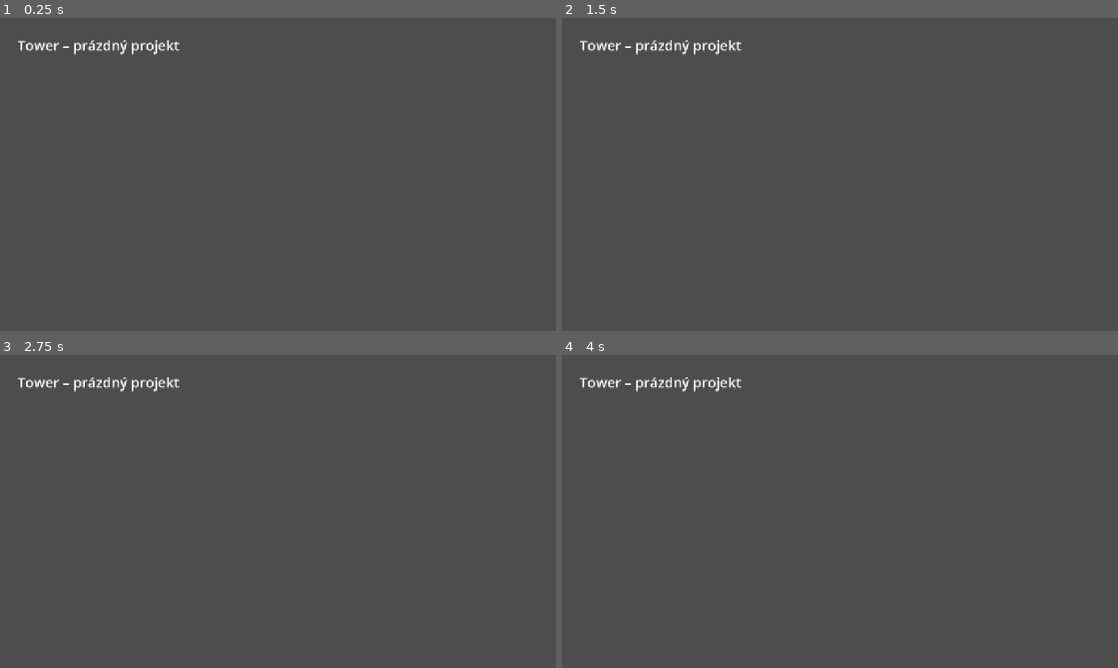
Above: before the commit, frames 1-4 (two rows, left to right).
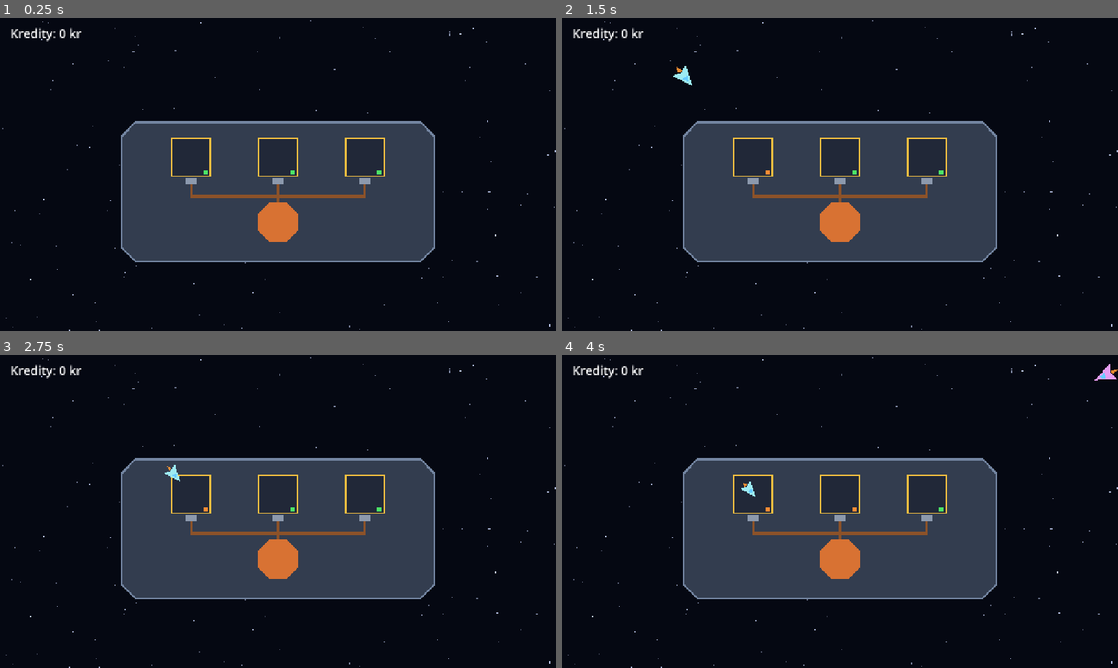
Above: after the commit, the same moments.

Repository: RadekDobrovolny/tower
Game: Godot game, scene res://main.tscn
Same seed, same stepped clock (60 frames per second), same inputs: the game is played once before the commit and once after it.
Inputs:
- Up to frame 1 (0.25 s): no input
- Up to frame 2 (1.5 s): tap Enter at 0.5 s
- Up to frame 3 (2.75 s): no input
- Up to frame 4 (4 s): tap Space at 3.5 s

The runs differ from the first frame. In frame 1, 100% of the frame differs, in the area x 0-100%, y 0-100%; in frame 2, 100%; in frame 3, 100%; in frame 4, 100%.

Commit message:
Add fuel station with ships and web export
Ships fly in to free fuel slots, refuel, pay and fly away; credits are
tracked by the Game autoload and shown in the HUD. Adds a thread-less
Web export preset and a launch config for serving the build locally.
Also records level 1 goals in the design doc.

Co-Authored-By: Claude Opus 5.5 <noreply@anthropic.com>

Diff:
--- /dev/null
+++ b/game.gd
@@ -0,0 +1,12 @@
+extends Node
+
+## Globální stav hry (autoload `Game`).
+
+signal credits_changed(credits: int)
+
+var credits := 0
+
+
+func add_credits(amount: int) -> void:
+	credits += amount
+	credits_changed.emit(credits)
--- a/main.gd
+++ /dev/null
@@ -1,5 +0,0 @@
-extends Node2D
-
-
-func _ready() -> void:
-	print("Tower: main scene ready")
--- a/main.tscn
+++ b/main.tscn
@@ -1,14 +1,32 @@
 [gd_scene format=3]
 
-[ext_resource type="Script" path="res://main.gd" id="1_main"]
+[ext_resource type="Script" path="res://space/starfield.gd" id="1_stars"]
+[ext_resource type="PackedScene" path="res://station/station.tscn" id="2_station"]
+[ext_resource type="Script" path="res://ships/ship_spawner.gd" id="3_spawner"]
+[ext_resource type="Script" path="res://ui/hud.gd" id="4_hud"]
 
 [node name="Main" type="Node2D"]
-script = ExtResource("1_main")
 
-[node name="Label" type="Label" parent="."]
-offset_left = 40.0
-offset_top = 40.0
-offset_right = 640.0
-offset_bottom = 100.0
-theme_override_font_sizes/font_size = 32
-text = "Tower – prázdný projekt"
+[node name="Starfield" type="Node2D" parent="."]
+script = ExtResource("1_stars")
+
+[node name="Station" parent="." instance=ExtResource("2_station")]
+position = Vector2(640, 400)
+
+[node name="Ships" type="Node2D" parent="."]
+
+[node name="ShipSpawner" type="Node" parent="." node_paths=PackedStringArray("station", "ships_parent")]
+script = ExtResource("3_spawner")
+station = NodePath("../Station")
+ships_parent = NodePath("../Ships")
+
+[node name="HUD" type="CanvasLayer" parent="."]
+script = ExtResource("4_hud")
+
+[node name="CreditsLabel" type="Label" parent="HUD"]
+offset_left = 24.0
+offset_top = 16.0
+offset_right = 324.0
+offset_bottom = 56.0
+theme_override_font_sizes/font_size = 28
+text = "Kredity: 0 kr"
--- a/project.godot
+++ b/project.godot
@@ -15,6 +15,10 @@
 config/features=PackedStringArray("4.7", "GL Compatibility")
 config/icon="res://icon.svg"
 
+[autoload]
+
+Game="*res://game.gd"
+
 [display]
 
 window/size/viewport_width=1280
@@ -26,3 +30,4 @@
 
 renderer/rendering_method="gl_compatibility"
 renderer/rendering_method.mobile="gl_compatibility"
+environment/defaults/default_clear_color=Color(0.02, 0.03, 0.07, 1)
--- /dev/null
+++ b/ships/ship.gd
@@ -0,0 +1,105 @@
+class_name Ship
+extends Node2D
+
+## Malá loď, která přiletí k čerpacímu slotu, natankuje, zaplatí a odletí.
+
+enum State { ARRIVING, FUELING, DEPARTING }
+
+const MAX_SPEED := 260.0
+const ACCELERATION := 220.0
+const TURN_SPEED := 4.0
+## Na jakou vzdálenost od plošiny loď začne zpomalovat a „klesat“.
+const APPROACH_RADIUS := 240.0
+## Zvětšení lodi ve vzduchu. Na plošině má měřítko 1, takže to vypadá, že přistává.
+const FLIGHT_SCALE := 1.35
+## Jak daleko za okrajem obrazovky se odlétající loď smaže.
+const OFFSCREEN_MARGIN := 100.0
+## Kolik kreditů stojí jedna jednotka paliva.
+const FUEL_PRICE := 2.0
+
+## Slot, ke kterému loď letí. Nastaví ho spawner před přidáním do scény.
+var slot: FuelSlot
+## Bod daleko za okrajem obrazovky, kam loď po natankování odletí.
+var exit_point: Vector2
+
+var state := State.ARRIVING
+var tank_capacity: float
+var fuel: float
+
+var _fuel_on_arrival: float
+var _speed := 0.0
+var _takeoff_point: Vector2
+
+@onready var _body: Node2D = $Body
+@onready var _hull: Polygon2D = $Body/Hull
+@onready var _engine_flame: Polygon2D = $Body/EngineFlame
+@onready var _fuel_bar: ProgressBar = $FuelBar
+
+
+func _ready() -> void:
+	tank_capacity = randf_range(40.0, 100.0)
+	fuel = tank_capacity * randf_range(0.05, 0.3)
+	_hull.color = Color.from_hsv(randf(), 0.35, 0.95)
+	_fuel_bar.max_value = tank_capacity
+	_fuel_bar.value = fuel
+	_body.rotation = global_position.direction_to(slot.global_position).angle()
+	_body.scale = Vector2.ONE * FLIGHT_SCALE
+
+
+func _process(delta: float) -> void:
+	match state:
+		State.ARRIVING:
+			_approach_slot(delta)
+		State.FUELING:
+			_refuel(delta)
+		State.DEPARTING:
+			_fly_away(delta)
+
+
+func _approach_slot(delta: float) -> void:
+	var to_slot := slot.global_position - global_position
+	var distance := to_slot.length()
+	var closeness := clampf(distance / APPROACH_RADIUS, 0.0, 1.0)
+	var step := minf(MAX_SPEED * maxf(closeness, 0.1) * delta, distance)
+	global_position += to_slot.normalized() * step
+	_body.scale = Vector2.ONE * lerpf(1.0, FLIGHT_SCALE, closeness)
+	if distance - step < 0.5:
+		_land()
+
+
+func _land() -> void:
+	global_position = slot.global_position
+	_body.scale = Vector2.ONE
+	_engine_flame.hide()
+	_fuel_bar.show()
+	_fuel_on_arrival = fuel
+	state = State.FUELING
+
+
+func _refuel(delta: float) -> void:
+	fuel = minf(fuel + slot.pump_rate * delta, tank_capacity)
+	_fuel_bar.value = fuel
+	if fuel >= tank_capacity:
+		_pay_and_leave()
+
+
+func _pay_and_leave() -> void:
+	var price := roundi((tank_capacity - _fuel_on_arrival) * FUEL_PRICE)
+	Game.add_credits(price)
+	FloatingText.spawn(get_parent(), global_position + Vector2(0, -40), "+%d kr" % price)
+	slot.release()
+	_fuel_bar.hide()
+	_engine_flame.show()
+	_takeoff_point = global_position
+	state = State.DEPARTING
+
+
+func _fly_away(delta: float) -> void:
+	var target_angle := global_position.direction_to(exit_point).angle()
+	_body.rotation = lerp_angle(_body.rotation, target_angle, minf(TURN_SPEED * delta, 1.0))
+	_speed = minf(_speed + ACCELERATION * delta, MAX_SPEED)
+	global_position += Vector2.from_angle(_body.rotation) * _speed * delta
+	var lift := clampf(global_position.distance_to(_takeoff_point) / APPROACH_RADIUS, 0.0, 1.0)
+	_body.scale = Vector2.ONE * lerpf(1.0, FLIGHT_SCALE, lift)
+	if not get_viewport_rect().grow(OFFSCREEN_MARGIN).has_point(global_position):
+		queue_free()
--- /dev/null
+++ b/ships/ship.tscn
@@ -0,0 +1,38 @@
+[gd_scene format=3]
+
+[ext_resource type="Script" path="res://ships/ship.gd" id="1_ship"]
+
+[sub_resource type="StyleBoxFlat" id="StyleBoxFlat_bar_bg"]
+bg_color = Color(0, 0, 0, 0.6)
+
+[sub_resource type="StyleBoxFlat" id="StyleBoxFlat_bar_fill"]
+bg_color = Color(0.35, 0.9, 0.45, 1)
+
+[node name="Ship" type="Node2D"]
+script = ExtResource("1_ship")
+
+[node name="Body" type="Node2D" parent="."]
+
+[node name="EngineFlame" type="Polygon2D" parent="Body"]
+color = Color(1, 0.6, 0.2, 0.9)
+polygon = PackedVector2Array(-10, -4, -22, 0, -10, 4)
+
+[node name="Hull" type="Polygon2D" parent="Body"]
+color = Color(0.85, 0.85, 0.9, 1)
+polygon = PackedVector2Array(22, 0, -14, -15, -8, 0, -14, 15)
+
+[node name="Cockpit" type="Polygon2D" parent="Body"]
+color = Color(0.4, 0.8, 1, 1)
+polygon = PackedVector2Array(12, 0, 2, -5, 2, 5)
+
+[node name="FuelBar" type="ProgressBar" parent="."]
+visible = false
+custom_minimum_size = Vector2(48, 6)
+offset_left = -24.0
+offset_top = -38.0
+offset_right = 24.0
+offset_bottom = -32.0
+mouse_filter = 2
+theme_override_styles/background = SubResource("StyleBoxFlat_bar_bg")
+theme_override_styles/fill = SubResource("StyleBoxFlat_bar_fill")
+show_percentage = false
--- /dev/null
+++ b/ships/ship_spawner.gd
@@ -0,0 +1,52 @@
+class_name ShipSpawner
+extends Node
+
+## Posílá ke stanici nové lodě, kdykoli je některý slot volný.
+
+const SHIP_SCENE := preload("res://ships/ship.tscn")
+## Jak daleko za okrajem obrazovky se nová loď objeví.
+const SPAWN_MARGIN := 60.0
+## Jak daleko za okraj obrazovky loď míří, když odlétá.
+const EXIT_MARGIN := 300.0
+
+@export var station: Station
+@export var ships_parent: Node2D
+## Rozmezí v sekundách mezi přílety dvou lodí.
+@export var min_interval := 1.5
+@export var max_interval := 4.0
+
+var _cooldown := 0.5
+
+
+func _process(delta: float) -> void:
+	_cooldown -= delta
+	if _cooldown > 0.0:
+		return
+	var slot := station.get_free_slot()
+	if slot == null:
+		return
+	_spawn_ship(slot)
+	_cooldown = randf_range(min_interval, max_interval)
+
+
+func _spawn_ship(slot: FuelSlot) -> void:
+	var ship: Ship = SHIP_SCENE.instantiate()
+	ship.slot = slot
+	ship.position = _random_point_outside_screen(SPAWN_MARGIN)
+	ship.exit_point = _random_point_outside_screen(EXIT_MARGIN)
+	slot.reserve(ship)
+	ships_parent.add_child(ship)
+
+
+## Náhodný bod za horním, levým nebo pravým okrajem obrazovky. Spodní okraj
+## vynecháváme, aby lodě zbytečně nepřelétaly přes celou stanici.
+func _random_point_outside_screen(margin: float) -> Vector2:
+	var rect := get_viewport().get_visible_rect()
+	var max_side_y := rect.position.y + rect.size.y * 0.6
+	match randi() % 3:
+		0:
+			return Vector2(randf_range(rect.position.x, rect.end.x), rect.position.y - margin)
+		1:
+			return Vector2(rect.position.x - margin, randf_range(rect.position.y, max_side_y))
+		_:
+			return Vector2(rect.end.x + margin, randf_range(rect.position.y, max_side_y))
--- /dev/null
+++ b/space/starfield.gd
@@ -0,0 +1,18 @@
+@tool
+extends Node2D
+
+## Hvězdné pozadí. Hvězdy se generují z pevného seedu, takže vypadají pokaždé stejně.
+
+@export var star_count := 220
+@export var area := Vector2(1280, 720)
+@export var star_seed := 7
+
+
+func _draw() -> void:
+	var rng := RandomNumberGenerator.new()
+	rng.seed = star_seed
+	for i in star_count:
+		var pos := Vector2(rng.randf() * area.x, rng.randf() * area.y)
+		var radius := rng.randf_range(0.6, 1.8)
+		var brightness := rng.randf_range(0.3, 1.0)
+		draw_circle(pos, radius, Color(0.8, 0.85, 1.0, brightness))
--- /dev/null
+++ b/station/fuel_slot.gd
@@ -0,0 +1,36 @@
+class_name FuelSlot
+extends Node2D
+
+## Přistávací plošina s čerpadlem. Najednou obslouží jednu loď.
+
+const FREE_COLOR := Color(0.3, 0.9, 0.4)
+const BUSY_COLOR := Color(1.0, 0.55, 0.2)
+
+## Kolik jednotek paliva za sekundu čerpadlo načerpá.
+@export var pump_rate := 12.0
+
+var occupant: Ship = null
+
+@onready var _light: Polygon2D = $Light
+
+
+func _ready() -> void:
+	_update_light()
+
+
+func is_free() -> bool:
+	return occupant == null
+
+
+func reserve(ship: Ship) -> void:
+	occupant = ship
+	_update_light()
+
+
+func release() -> void:
+	occupant = null
+	_update_light()
+
+
+func _update_light() -> void:
+	_light.color = FREE_COLOR if is_free() else BUSY_COLOR
--- /dev/null
+++ b/station/fuel_slot.tscn
@@ -0,0 +1,24 @@
+[gd_scene format=3]
+
+[ext_resource type="Script" path="res://station/fuel_slot.gd" id="1_slot"]
+
+[node name="FuelSlot" type="Node2D"]
+script = ExtResource("1_slot")
+
+[node name="Pad" type="Polygon2D" parent="."]
+color = Color(0.13, 0.16, 0.22, 1)
+polygon = PackedVector2Array(-44, -44, 44, -44, 44, 44, -44, 44)
+
+[node name="Border" type="Line2D" parent="."]
+points = PackedVector2Array(-44, -44, 44, -44, 44, 44, -44, 44)
+closed = true
+width = 3.0
+default_color = Color(0.95, 0.75, 0.25, 1)
+
+[node name="Pump" type="Polygon2D" parent="."]
+color = Color(0.55, 0.6, 0.68, 1)
+polygon = PackedVector2Array(-12, 48, 12, 48, 12, 62, -12, 62)
+
+[node name="Light" type="Polygon2D" parent="."]
+position = Vector2(34, 34)
+polygon = PackedVector2Array(-5, -5, 5, -5, 5, 5, -5, 5)
--- /dev/null
+++ b/station/station.gd
@@ -0,0 +1,15 @@
+class_name Station
+extends Node2D
+
+## Čerpací stanice. Drží čerpací sloty, ke kterým kotví lodě.
+
+@onready var _slots: Node2D = $Slots
+
+
+## Vrátí první volný slot, nebo null, když jsou všechny obsazené.
+func get_free_slot() -> FuelSlot:
+	for child in _slots.get_children():
+		var slot := child as FuelSlot
+		if slot and slot.is_free():
+			return slot
+	return null
--- /dev/null
+++ b/station/station.tscn
@@ -0,0 +1,43 @@
+[gd_scene format=3]
+
+[ext_resource type="Script" path="res://station/station.gd" id="1_station"]
+[ext_resource type="PackedScene" path="res://station/fuel_slot.tscn" id="2_slot"]
+
+[node name="Station" type="Node2D"]
+script = ExtResource("1_station")
+
+[node name="Platform" type="Polygon2D" parent="."]
+color = Color(0.2, 0.24, 0.31, 1)
+polygon = PackedVector2Array(-328, -160, 328, -160, 360, -128, 360, 128, 328, 160, -328, 160, -360, 128, -360, -128)
+
+[node name="PlatformEdge" type="Line2D" parent="."]
+points = PackedVector2Array(-328, -160, 328, -160, 360, -128, 360, 128, 328, 160, -328, 160, -360, 128, -360, -128)
+closed = true
+width = 4.0
+default_color = Color(0.45, 0.52, 0.63, 1)
+
+[node name="Pipes" type="Line2D" parent="."]
+points = PackedVector2Array(-200, -22, -200, 10, 200, 10, 200, -22)
+width = 6.0
+default_color = Color(0.55, 0.32, 0.16, 1)
+
+[node name="PipeCenter" type="Line2D" parent="."]
+points = PackedVector2Array(0, -22, 0, 24)
+width = 6.0
+default_color = Color(0.55, 0.32, 0.16, 1)
+
+[node name="Tank" type="Polygon2D" parent="."]
+position = Vector2(0, 70)
+color = Color(0.85, 0.45, 0.2, 1)
+polygon = PackedVector2Array(46.2, 19.1, 19.1, 46.2, -19.1, 46.2, -46.2, 19.1, -46.2, -19.1, -19.1, -46.2, 19.1, -46.2, 46.2, -19.1)
+
+[node name="Slots" type="Node2D" parent="."]
+
+[node name="FuelSlot1" parent="Slots" instance=ExtResource("2_slot")]
+position = Vector2(-200, -80)
+
+[node name="FuelSlot2" parent="Slots" instance=ExtResource("2_slot")]
+position = Vector2(0, -80)
+
+[node name="FuelSlot3" parent="Slots" instance=ExtResource("2_slot")]
+position = Vector2(200, -80)
--- /dev/null
+++ b/ui/floating_text.gd
@@ -0,0 +1,29 @@
+class_name FloatingText
+extends Label
+
+## Krátký text, který vystoupá vzhůru a zmizí, např. „+40 kr“ po zaplacení.
+
+const RISE := 40.0
+const DURATION := 1.2
+
+
+static func spawn(parent: Node, at: Vector2, message: String, color := Color(1.0, 0.85, 0.3)) -> void:
+	var label := FloatingText.new()
+	label.text = message
+	label.modulate = color
+	label.size = Vector2(120, 28)
+	label.position = at - label.size / 2.0
+	parent.add_child(label)
+
+
+func _ready() -> void:
+	horizontal_alignment = HORIZONTAL_ALIGNMENT_CENTER
+	mouse_filter = MOUSE_FILTER_IGNORE
+	add_theme_font_size_override("font_size", 20)
+	add_theme_constant_override("outline_size", 4)
+	add_theme_color_override("font_outline_color", Color.BLACK)
+	var tween := create_tween().set_parallel()
+	tween.tween_property(self, "position:y", position.y - RISE, DURATION) \
+		.set_trans(Tween.TRANS_CUBIC).set_ease(Tween.EASE_OUT)
+	tween.tween_property(self, "modulate:a", 0.0, DURATION * 0.6).set_delay(DURATION * 0.4)
+	tween.chain().tween_callback(queue_free)
--- /dev/null
+++ b/ui/hud.gd
@@ -0,0 +1,14 @@
+extends CanvasLayer
+
+## Herní HUD: zatím jen počet kreditů.
+
+@onready var _credits_label: Label = $CreditsLabel
+
+
+func _ready() -> void:
+	Game.credits_changed.connect(_on_credits_changed)
+	_on_credits_changed(Game.credits)
+
+
+func _on_credits_changed(credits: int) -> void:
+	_credits_label.text = "Kredity: %d kr" % credits
Not shown, added: .claude/launch.json
Not shown, added: export_presets.cfg
Not shown, added: game.gd.uid
Not shown, removed: main.gd.uid
Not shown, added: ships/ship.gd.uid
Not shown, added: ships/ship_spawner.gd.uid
Not shown, added: space/starfield.gd.uid
Not shown, added: station/fuel_slot.gd.uid
Not shown, added: station/station.gd.uid
Not shown, added: ui/floating_text.gd.uid
Not shown, added: ui/hud.gd.uid
Not shown, changed: CLAUDE.md
(and 1 more such lines)
